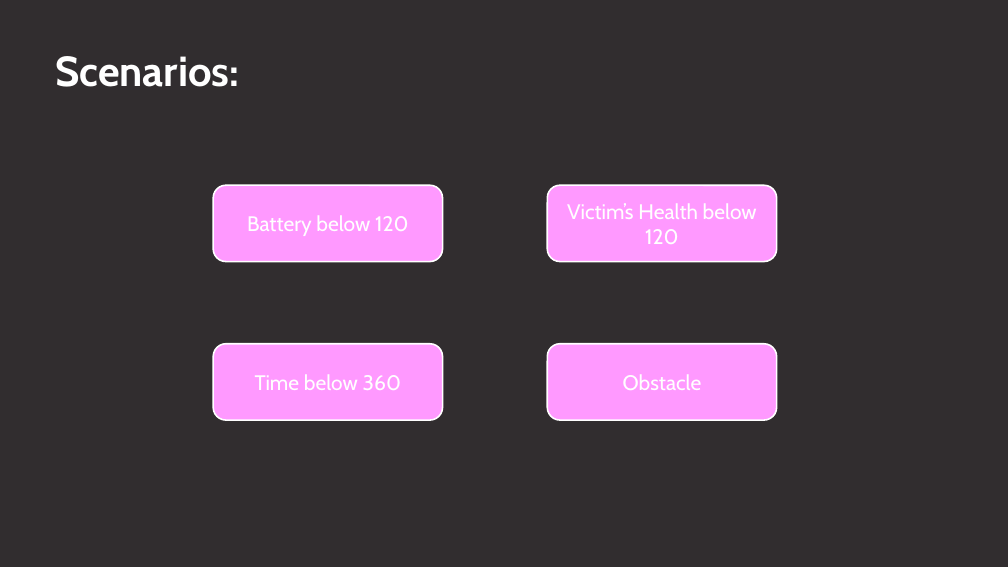
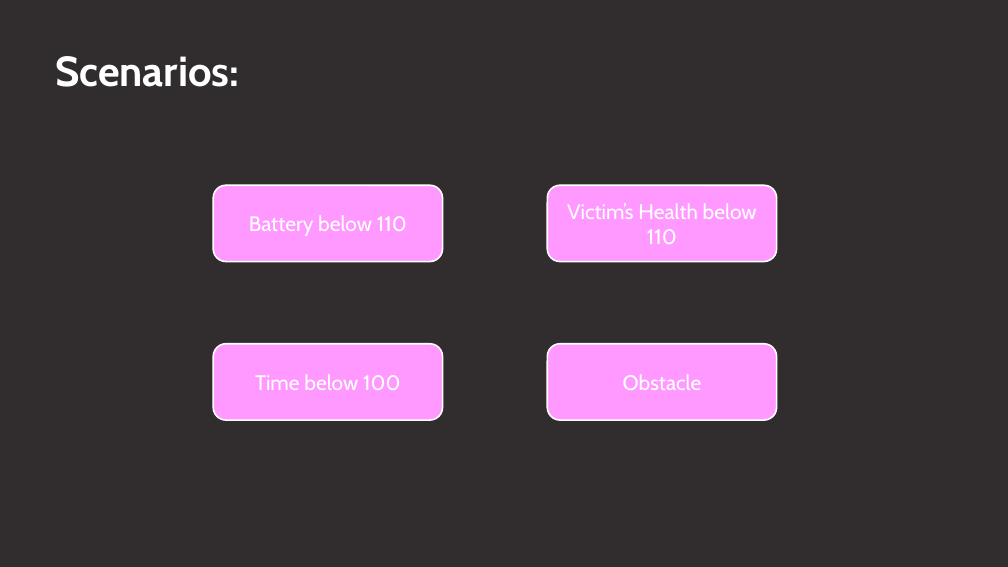
Before and after one commit to Stef504/Artificial-Intelligence-II---PDDL-PDDL-, a slide deck: slide 19 of AI-Presentation.pptx. Drawn at 1008x567 pixels with LibreOffice and Linux fonts; fonts in the diff are those of the drawing. Boxes give left, top, right and bottom in pixels: in the first picture for what was removed or moved away, otherwise in the second. Text is boxed around its words. In the diff, an @@ line names an element or a change of style, - is before the commit and + after.

Commit message:
adjusting presentation

```diff
--- a/AI-Presentation.pptx
+++ b/AI-Presentation.pptx
@@ text in rounded rectangle at <box>567,203,757,244</box>: text changed @@
-Victim’s Health below 120
+Victim’s Health below 110
@@ text in rounded rectangle at <box>249,215,407,236</box>: text changed @@
-Battery below 120
+Battery below 110
@@ text in rounded rectangle at <box>255,374,400,390</box>: text changed @@
-Time below 360
+Time below 100
```
Also in this commit, not shown: 2 other files.
